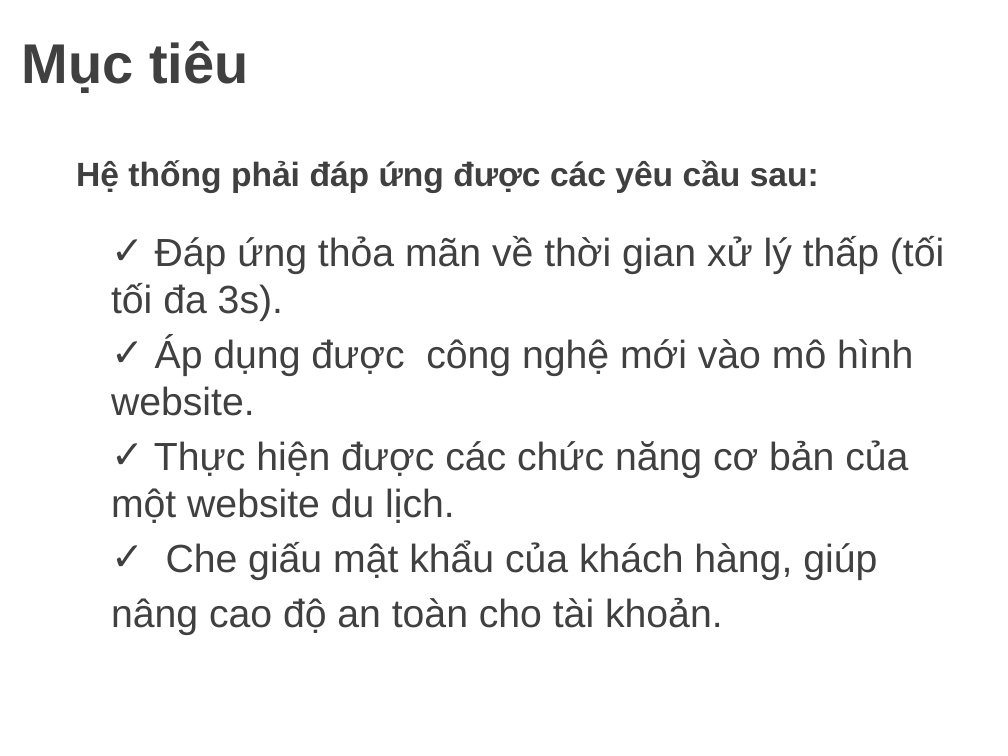
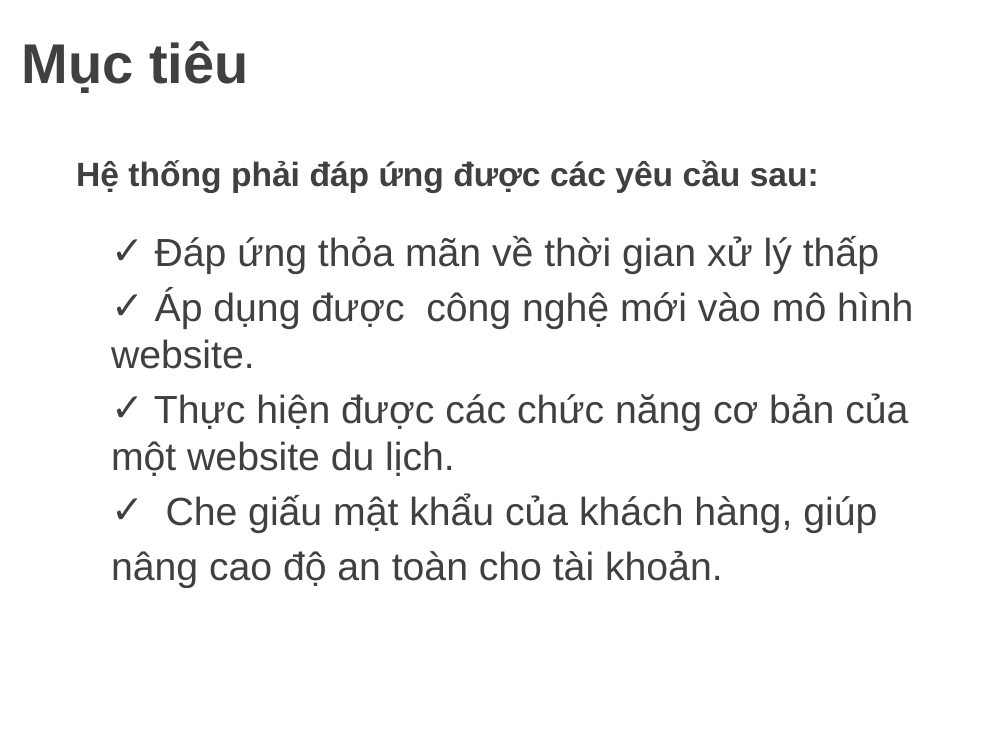
Before and after one commit to letuankiet146/travel, a slide deck: slide 3 of File bao cao/New folder/iuh-travel.pptx. Drawn at 1008x756 pixels with LibreOffice and Linux fonts; fonts in the diff are those of the drawing; background and template pictures are left out. Boxes give left, top, right and bottom in pixels: in the first picture for what was removed or moved away, otherwise in the second. Text is boxed around its words. In the diff, an @@ line names an element or a change of style, - is before the commit and + after.

```diff
--- a/File bao cao/New folder/iuh-travel.pptx
+++ b/File bao cao/New folder/iuh-travel.pptx
@@ text at <box>155,236,879,274</box>: text changed @@
-✓ Đáp ứng thỏa mãn về thời gian xử lý thấp (tối tối đa 3s).
+✓ Đáp ứng thỏa mãn về thời gian xử lý thấp
```
Also in this commit, not shown: 2 other slides changed.
